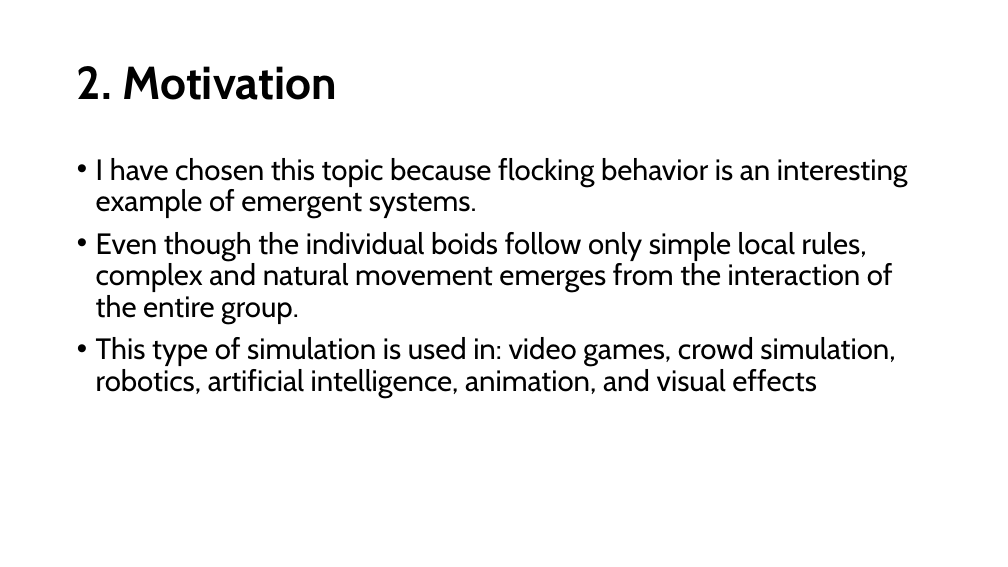
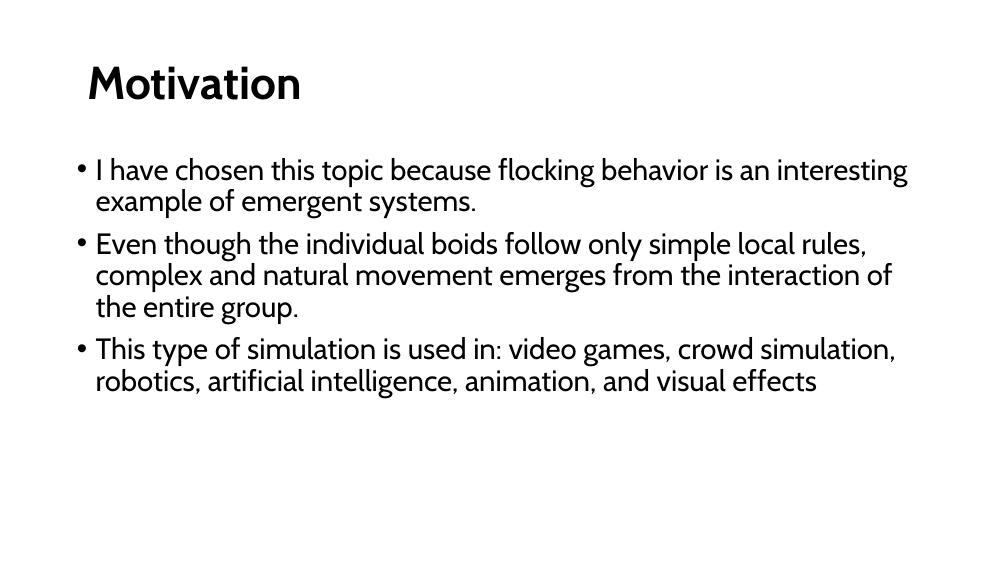
Before and after one commit to richardsalnikov-lang/Flcoking, a slide deck: slide 3 of FlockingRichard.pptm. Drawn at 1008x567 pixels with LibreOffice and Linux fonts; fonts in the diff are those of the drawing. Boxes give left, top, right and bottom in pixels: in the first picture for what was removed or moved away, otherwise in the second. Text is boxed around its words. In the diff, an @@ line names an element or a change of style, - is before the commit and + after.

```diff
--- a/FlockingRichard.pptm
+++ b/FlockingRichard.pptm
@@ title at (87, 66, 301, 100): text changed @@
-2. Motivation
+Motivation
```
Also in this commit, not shown: 6 other slides changed, 12 slides added.
